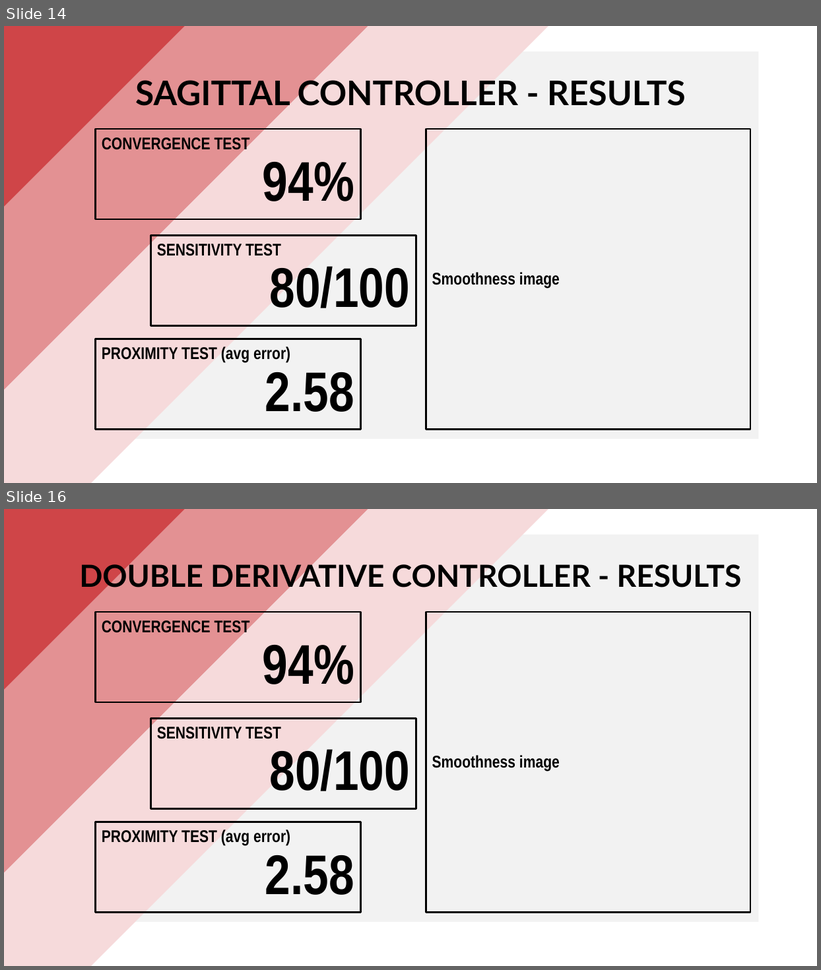
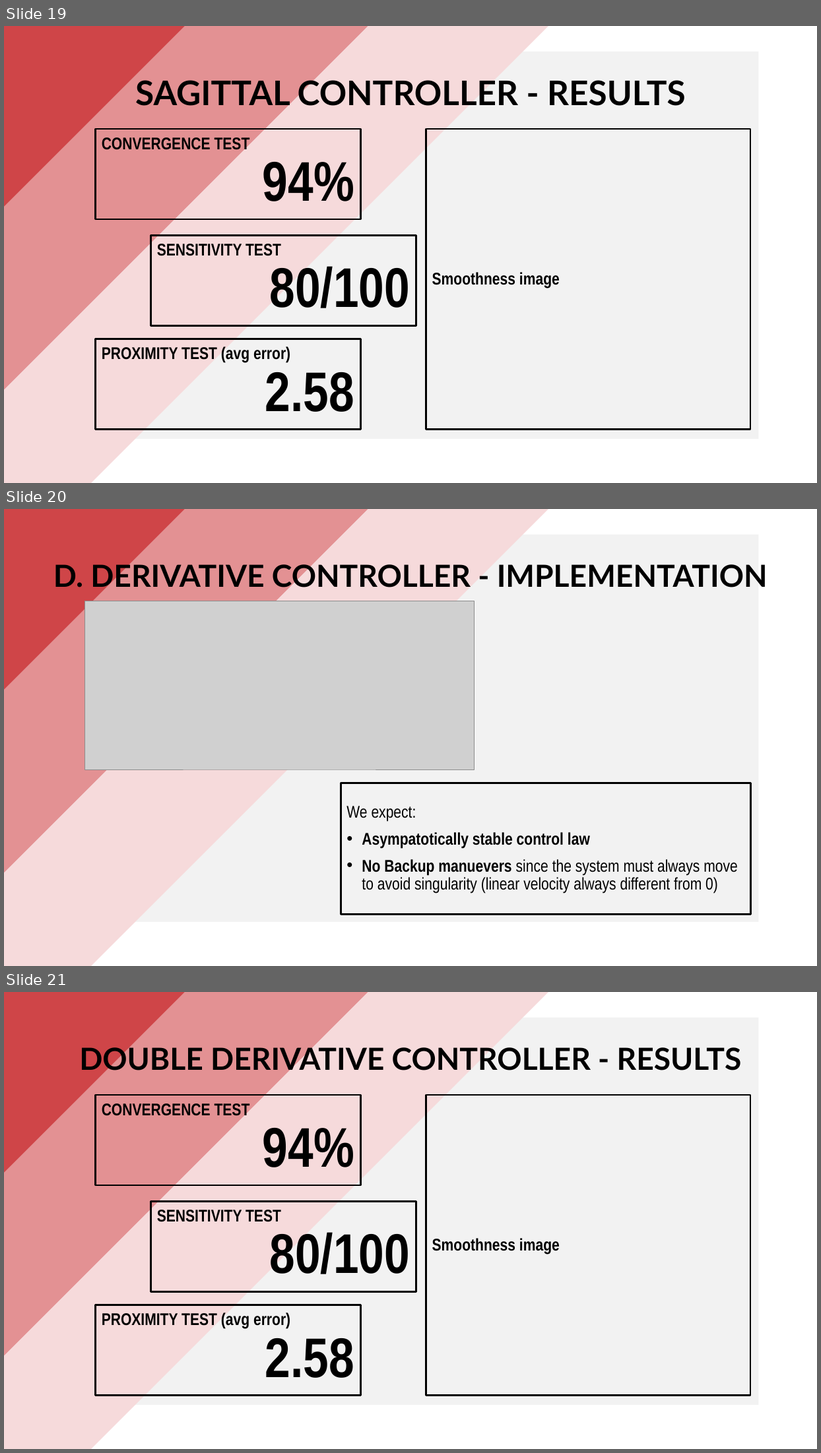
Before and after one commit to PippoGot/R-C2, a slide deck: documentation/presentation.pptx. Shown one above the other, each under a label of ours: slides 14 and 16 before the commit, slides 19, 20 and 21 after it; the slides between them are not shown. The pictures are 821x970 and 821x1453 pixels, drawn with LibreOffice and Linux fonts; fonts in the diff are those of the drawing; grey boxes stand for pictures. Boxes give left, top, right and bottom in pixels: in the first picture for what was removed or moved away, otherwise in the second. Text is boxed around its words. In the diff, an @@ line names an element or a change of style, - is before the commit and + after.

```diff
--- a/documentation/presentation.pptx
+++ b/documentation/presentation.pptx
@@ slide 20 added at <box>4,509,817,966</box>, background #FFFFFF @@
@@ rectangle added at <box>4,509,553,966</box>, fill #F6DADB @@
@@ rectangle added at <box>4,509,416,937</box>, fill #E39193 @@
@@ rectangle added at <box>4,509,232,744</box>, fill #CF4548 @@
@@ rectangle added at <box>63,535,759,923</box>, fill #F2F2F2 @@
@@ title added at <box>54,560,768,593</box>, 36 pt, text #000000, bold @@
+D. DERIVATIVE CONTROLLER - IMPLEMENTATION
@@ picture added at <box>85,601,475,770</box> @@
@@ rectangle added at <box>341,784,750,915</box>, outline #000000 2.25 pt, 20 pt, text #000000 @@
+We expect:
+• Asympatotically stable control law
+• No Backup manuevers since the system must always move to avoid singularity (linear velocity always different from 0)
@@ what was slide 14 is now slide 19 @@
@@ what was slide 16 is now slide 21 @@
```
Also in this commit, not shown: 5 slides changed, 7 other slides added, 2 slides removed, 17 other files.
